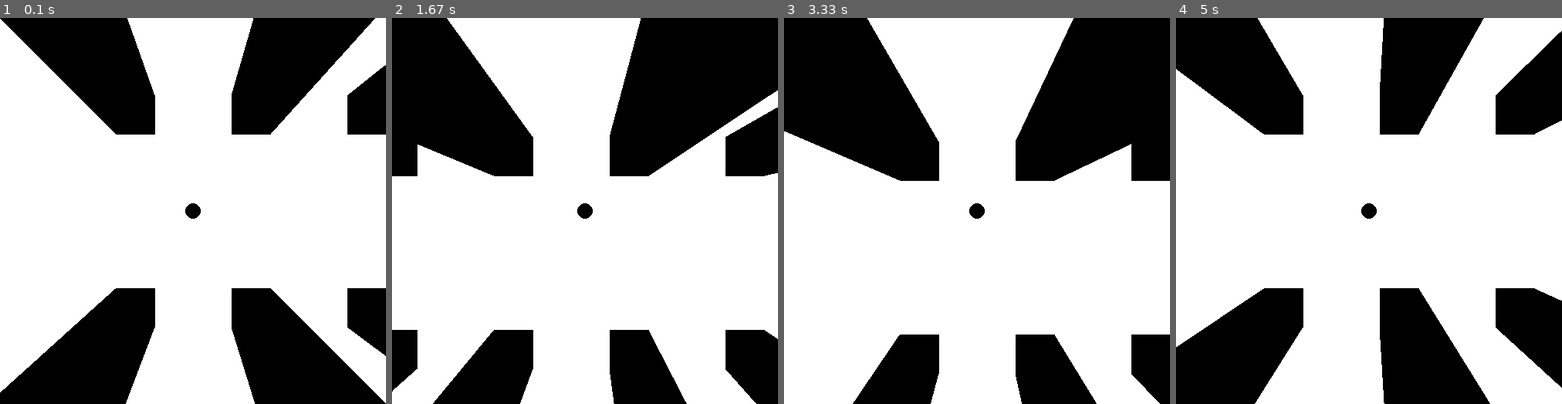
Above: before the commit, frames 1-4 (left to right).
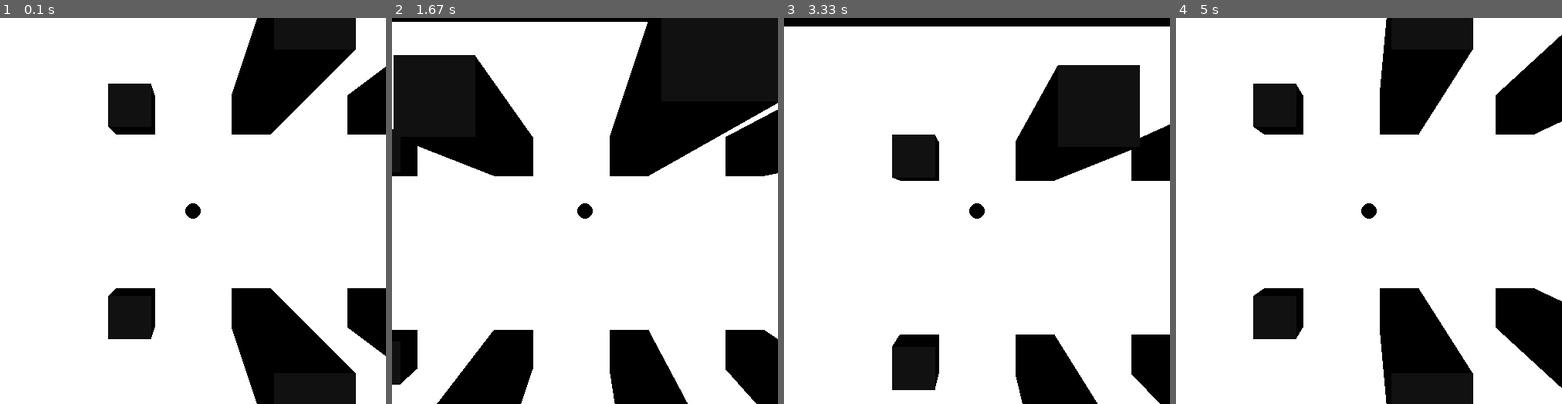
Above: after the commit, the same moments.

Repository: dannenberg/LIFDOFF
Game: pygame game, started from examples/3DEffect/main.py
The game is run twice, just before and just after one commit, with the same random seed, the same clock (stepped at 60 frames per second) and the same inputs. The source is Python 2; it was converted automatically to run under Python 3.
Inputs:
- Up to frame 1 (0.1 s): no input
- Up to frame 2 (1.67 s): hold D 0.33-0.8 s; hold W 0.83-1.13 s; hold D 1.17-1.63 s
- Up to frame 3 (3.33 s): hold A 1.67-2.2 s; hold S 2.23-2.53 s; hold A 2.57-2.97 s; hold W from 3 s (still down)
- Up to frame 4 (5 s): release W at 3.37 s; hold D 3.4-4.03 s; hold S 4.07-4.43 s; hold A 4.47-4.93 s; hold D from 4.97 s (still down)

The runs differ from the first frame. In frame 1, 12% of the frame differs, in the area x 0-100%, y 0-100%; in frame 2, 3.3%; in frame 3, 17%; in frame 4, 11%.

Commit message:
Print tops after all else now. Also removed speed improvement, it just broke on larger objects.

Diff:
--- a/examples/3DEffect/main.py
+++ b/examples/3DEffect/main.py
@@ -13,16 +13,23 @@
 pygame.init()
 
 black = (0x00,0x00,0x00)
-shade = (0x00,0x00,0x00)
+shade = (0x11,0x11,0x11)
 white = (0xFF,0xFF,0xFF)
+clear = (0xFF,0x00,0xFF)
 
 size=(500,500)  # size of the screen
 px,py = 0,0     # player location
 
 # Position of the walls, this just makes two rows of 5
-walls = [((-50+x*150,-150*y),(-50+x*150,-100*y),(-100+x*150,-100*y),(-100+x*150,-150*y),50) for x in xrange(5) for y in xrange(-1,2,2)]
+walls = [((-50+x*150,-150*y),(-50+x*150,-100*y),(-100+x*150,-100*y),(-100+x*150,-150*y),x+1.1) for x in xrange(5) for y in xrange(-1,2,2)]
+walls.append(((-300,-300),(-300,-350),(700,-350),(700,-300),2))
+walls.append(((-300,300),(-300,350),(700,350),(700,300),2))
+walls.append(((-300,-350),(-300,350),(-350,350),(-350,-350),2))
+walls.append(((700,-350),(700,350),(750,350),(750,-350),2))
 
 screen=pygame.display.set_mode(size)
+cap = pygame.Surface(size)
+cap.set_colorkey(clear)
 
 pygame.display.set_caption("Orez Pillars")
 
@@ -40,19 +47,21 @@
 # Redrawing the scene is expensive: only do this when you move or something changes.
 def redraw():
     screen.fill(white)
+    cap.fill(clear)
     pygame.draw.circle(screen, black, (size[0]/2, size[1]/2), 10)   # Your character, always in the center of the screen.
     for x in walls: # Draw each wall and each wall's 'shadow'
         botsq = [(y[0]+px+size[0]/2,y[1]+py+size[1]/2) for i,y in enumerate(x) if i!=4] # The screen coordinates of the base squares, as defined in walls
-        if False not in [y[0]<0 or y[1]<0 or y[0]>size[0] or y[1]>size[1] for y in botsq]:
-            continue  # slight performance boost: if base is entirely off-screen, don't print
-        topsq = [((y[0]-size[0]/2)*x[4], (y[1]-size[1]/2)*x[4]) for y in botsq] # the projected tops of the squares:
+        #if False not in [z for z in [(y[0]<0, y[1]<0, y[0]>size[0], y[1]>size[1]) for y in botsq]]
+        #    continue
+        topsq = [((y[0]-size[0]/2)*x[4]+size[0]/2, (y[1]-size[1]/2)*x[4]+size[1]/2) for y in botsq] # the projected tops of the squares:
         # essentially we're projecting a ray from the player to the corners of the base square to a distance of the height of the walls.
         sx1 = (botsq[0],botsq[2],topsq[2],topsq[0]) # draw a 'plane' from the opposite corners of the base to the cooresponding corners of the top.
         sx2 = (botsq[1],botsq[3],topsq[3],topsq[1]) # same, except the other opposite corners.
-        pygame.draw.polygon(screen, shade, sx1)
-        pygame.draw.polygon(screen, shade, sx2)
-        pygame.draw.polygon(screen, shade, topsq)
         pygame.draw.polygon(screen, black, botsq)
+        pygame.draw.polygon(screen, black, sx1)
+        pygame.draw.polygon(screen, black, sx2)
+        pygame.draw.polygon(cap,    shade, topsq)
+    screen.blit(cap,(0,0))
 
 redraw()            # initial drawing
 while not done:     # main loop
